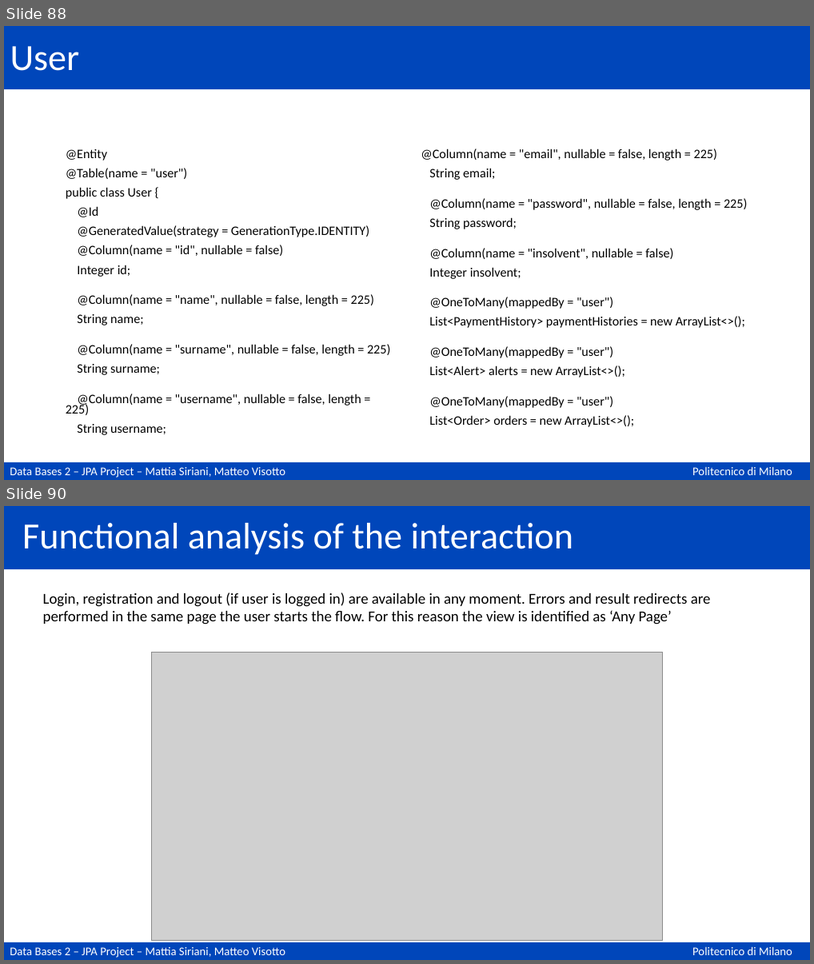
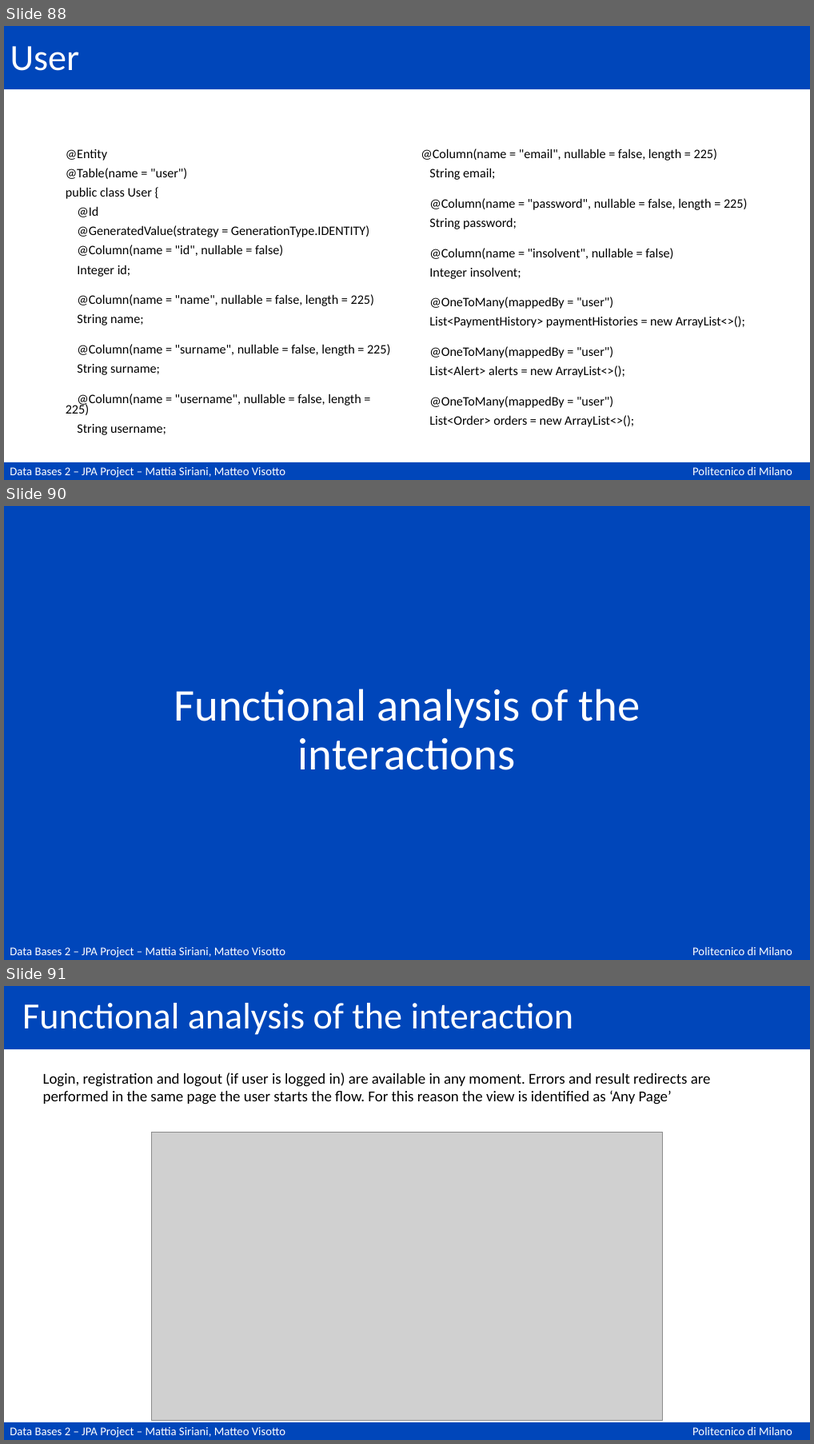
Before and after one commit to matteovisotto/DB2-SirianiVisotto, a slide deck: Documentation.pptx. Shown one above the other, each under a label of ours: slides 88 and 90 before the commit, slides 88, 90 and 91 after it; the slides between them are not shown. The pictures are 814x964 and 814x1444 pixels, drawn with LibreOffice and Linux fonts; fonts in the diff are those of the drawing; grey boxes stand for pictures. Boxes give left, top, right and bottom in pixels: in the first picture for what was removed or moved away, otherwise in the second. Text is boxed around its words. In the diff, an @@ line names an element or a change of style, - is before the commit and + after.

```diff
--- a/Documentation.pptx
+++ b/Documentation.pptx
@@ slide 90 added at (x1=4, y1=506, x2=810, y2=960), background #FFFFFF; not listed: 2 template elements that a slide beside it also shows @@
@@ rectangle added at (x1=4, y1=506, x2=810, y2=944), fill #0046BA @@
@@ title added at (x1=174, y1=688, x2=640, y2=770), 54 pt, text #FFFFFF @@
+Functional analysis of the interactions
@@ text added at (x1=10, y1=947, x2=286, y2=957), 14 pt, text #FFFFFF @@
+Data Bases 2 – JPA Project – Mattia Siriani, Matteo Visotto
@@ what was slide 90 is now slide 91 @@
```
Also in this commit, not shown: 5 slides changed, 3 other slides added, 2 slides removed.
